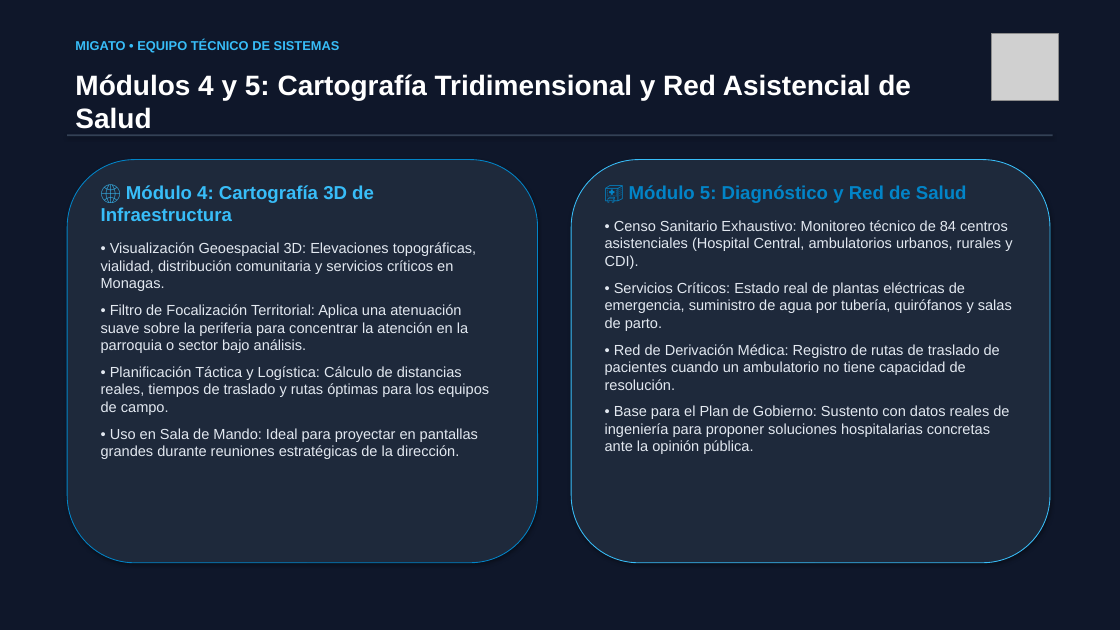
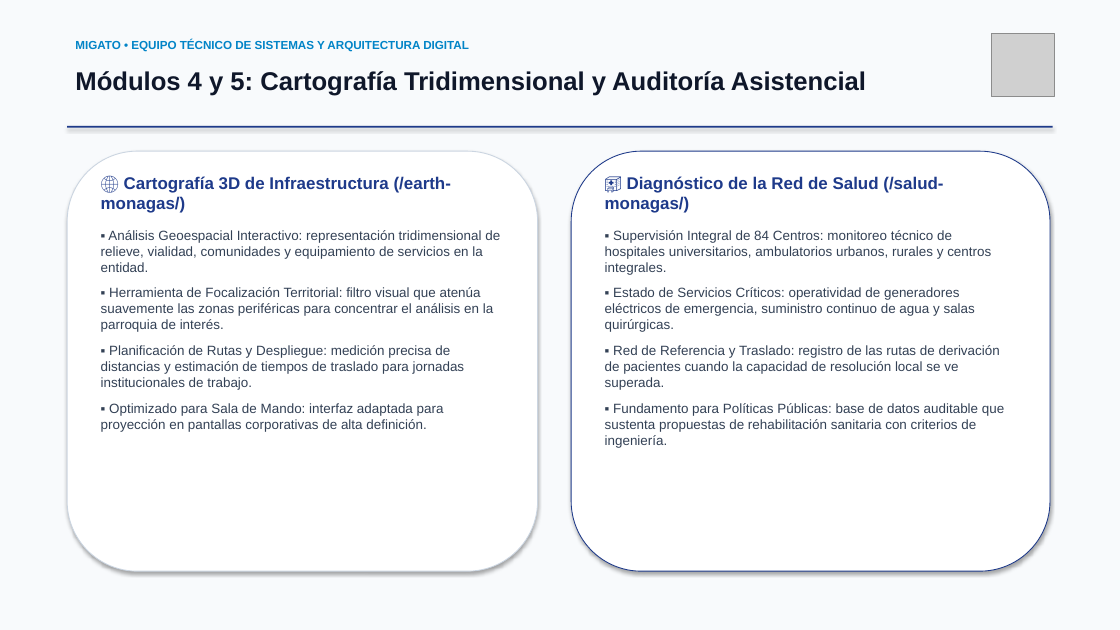
Before and after one commit to diegodona36-netizen/migato-maturin, a slide deck: slide 6 of PRESENTACION_EJECUTIVA_MIGATO_V3.pptx. Drawn at 1120x630 pixels with LibreOffice and Linux fonts; fonts in the diff are those of the drawing; grey boxes stand for pictures. Boxes give left, top, right and bottom in pixels: in the first picture for what was removed or moved away, otherwise in the second. Text is boxed around its words. In the diff, an @@ line names an element or a change of style, - is before the commit and + after.

```diff
--- a/PRESENTACION_EJECUTIVA_MIGATO_V3.pptx
+++ b/PRESENTACION_EJECUTIVA_MIGATO_V3.pptx
@@ rectangle at bbox=[0, 0, 1120, 630]: fill #0F172A to #F8FAFC @@
@@ text at bbox=[75, 40, 469, 52]: text changed; size 11 to 10 pt; text colour #38BDF8 to #0284C7 @@
-MIGATO • EQUIPO TÉCNICO DE SISTEMAS
+MIGATO • EQUIPO TÉCNICO DE SISTEMAS Y ARQUITECTURA DIGITAL
@@ picture: place and size @@
-picture at bbox=[991, 34, 1059, 101]
+picture at bbox=[991, 34, 1054, 97]
@@ text at bbox=[75, 71, 866, 96]: text changed; size 24 to 22 pt; text colour #FFFFFF to #0F172A @@
-Módulos 4 y 5: Cartografía Tridimensional y Red Asistencial de Salud
+Módulos 4 y 5: Cartografía Tridimensional y Auditoría Asistencial
@@ rectangle: place and size @@
-rectangle at bbox=[67, 134, 1053, 136]
+rectangle at bbox=[67, 126, 1053, 128]
@@ rectangle at bbox=[67, 126, 1053, 128]: fill #334155 to #1E3A8A @@
@@ rounded rectangle: place and size @@
-rounded rectangle at bbox=[67, 160, 538, 563]
+rounded rectangle at bbox=[67, 151, 538, 571]
@@ rounded rectangle at bbox=[67, 151, 538, 571]: fill #1E293B to #FFFFFF; outline #0284C7 0.75 pt to #CBD5E1 0.75 pt @@
@@ text at bbox=[101, 176, 500, 432]: text changed; size 12.5 to 11.5 pt; text colour #E2E8F0 to #334155 @@
-🌐 Módulo 4: Cartografía 3D de Infraestructura
-• Visualización Geoespacial 3D: Elevaciones topográficas, vialidad, distribución comunitaria y servicios críticos en Monagas.
-• Filtro de Focalización Territorial: Aplica una atenuación suave sobre la periferia para concentrar la atención en la parroquia o sector bajo análisis.
-• Planificación Táctica y Logística: Cálculo de distancias reales, tiempos de traslado y rutas óptimas para los equipos de campo.
-• Uso en Sala de Mando: Ideal para proyectar en pantallas grandes durante reuniones estratégicas de la dirección.
+🌐 Cartografía 3D de Infraestructura (/earth-monagas/)
+▪ Análisis Geoespacial Interactivo: representación tridimensional de relieve, vialidad, comunidades y equipamiento de servicios en la entidad.
+▪ Herramienta de Focalización Territorial: filtro visual que atenúa suavemente las zonas periféricas para concentrar el análisis en la parroquia de interés.
+▪ Planificación de Rutas y Despliegue: medición precisa de distancias y estimación de tiempos de traslado para jornadas institucionales de trabajo.
+▪ Optimizado para Sala de Mando: interfaz adaptada para proyección en pantallas corporativas de alta definición.
@@ rounded rectangle: place and size @@
-rounded rectangle at bbox=[571, 160, 1050, 563]
+rounded rectangle at bbox=[571, 151, 1050, 571]
@@ rounded rectangle at bbox=[571, 151, 1050, 571]: fill #1E293B to #FFFFFF; outline #38BDF8 0.75 pt to #1E3A8A 0.75 pt @@
@@ text at bbox=[605, 176, 1004, 448]: text changed; size 12.5 to 11.5 pt; text colour #E2E8F0 to #334155 @@
-🏥 Módulo 5: Diagnóstico y Red de Salud
-• Censo Sanitario Exhaustivo: Monitoreo técnico de 84 centros asistenciales (Hospital Central, ambulatorios urbanos, rurales y CDI).
-• Servicios Críticos: Estado real de plantas eléctricas de emergencia, suministro de agua por tubería, quirófanos y salas de parto.
-• Red de Derivación Médica: Registro de rutas de traslado de pacientes cuando un ambulatorio no tiene capacidad de resolución.
-• Base para el Plan de Gobierno: Sustento con datos reales de ingeniería para proponer soluciones hospitalarias concretas ante la opinión pública.
+🏥 Diagnóstico de la Red de Salud (/salud-monagas/)
+▪ Supervisión Integral de 84 Centros: monitoreo técnico de hospitales universitarios, ambulatorios urbanos, rurales y centros integrales.
+▪ Estado de Servicios Críticos: operatividad de generadores eléctricos de emergencia, suministro continuo de agua y salas quirúrgicas.
+▪ Red de Referencia y Traslado: registro de las rutas de derivación de pacientes cuando la capacidad de resolución local se ve superada.
+▪ Fundamento para Políticas Públicas: base de datos auditable que sustenta propuestas de rehabilitación sanitaria con criterios de ingeniería.
```
Also in this commit, not shown: 9 other slides changed, 4 other files.
